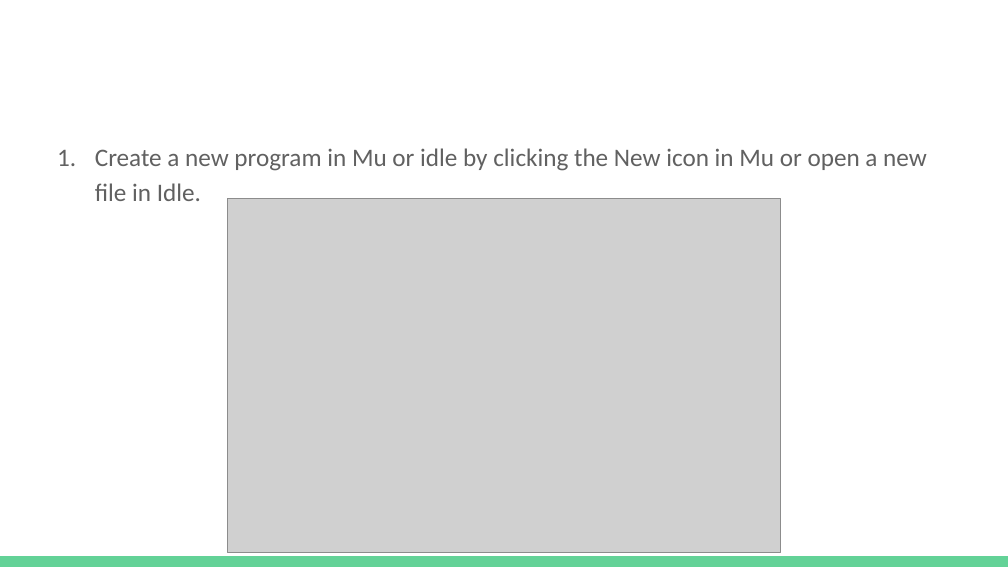
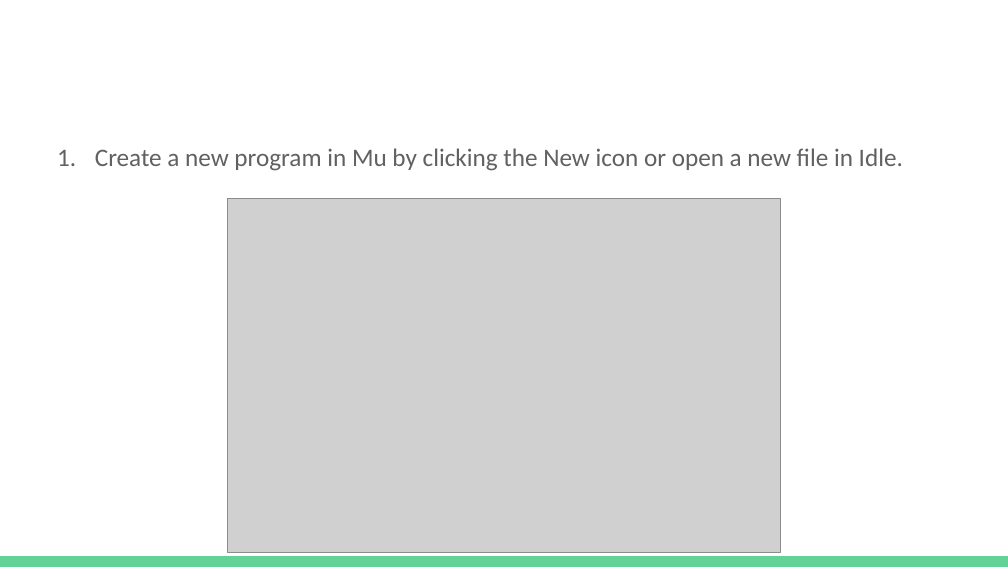
Before and after one commit to rob3662/Com_Sci_2023, a slide deck: slide 7 of U3/Notes/Lesson 2 - Hello World.pptx. Drawn at 1008x567 pixels with LibreOffice and Linux fonts; fonts in the diff are those of the drawing; grey boxes stand for pictures. Boxes give left, top, right and bottom in pixels: in the first picture for what was removed or moved away, otherwise in the second. Text is boxed around its words. In the diff, an @@ line names an element or a change of style, - is before the commit and + after.

```diff
--- a/U3/Notes/Lesson 2 - Hello World.pptx
+++ b/U3/Notes/Lesson 2 - Hello World.pptx
@@ text at bbox=[95, 148, 903, 171]: text changed @@
-1. Create a new program in Mu or idle by clicking the New icon in Mu or open a new file in Idle.
+1. Create a new program in Mu by clicking the New icon or open a new file in Idle.
```
Also in this commit, not shown: 1 other file.
